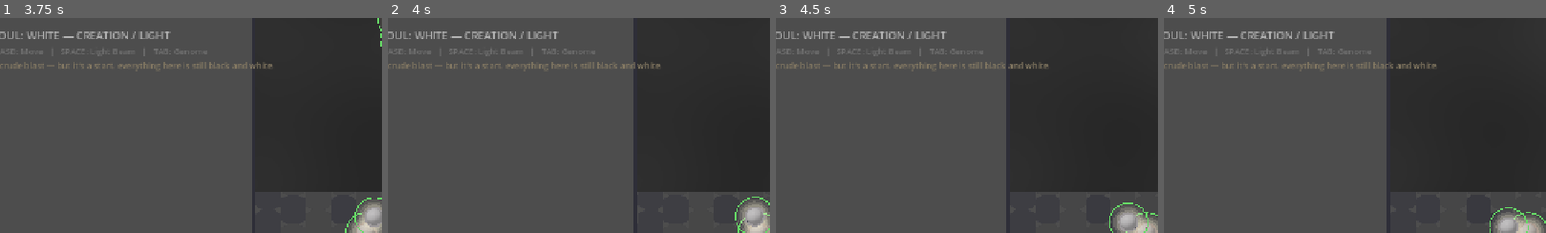
Above: before the commit, frames 1-4 (left to right).
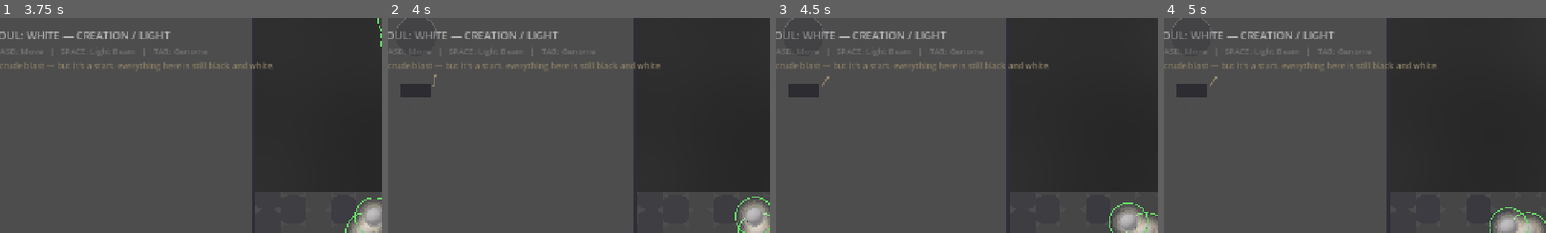
Above: after the commit, the same moments.

Repository: AtmaOVictu/soul-evolution
Game: Godot game, scene res://scenes/main.tscn
Same seed, same stepped clock (60 frames per second), same inputs: the game is played once before the commit and once after it.
Inputs (mouse positions are % of the whole screen's width and height, from its top left):
- Up to frame 1 (3.75 s): click "PLAY" at 0.5 s; click "WHITE — Matter / Electron" at 1.25 s; tap Enter at 2 s; move the mouse to (72, 45) at 2.02 s; hold D 2.03-2.75 s; tap G at 2.1 s; click (72, 45) at 2.17 s; tap Space at 2.27 s; drag from (30, 55) to (45, 70) at 2.77 s; move the mouse to (60, 28) at 3.52 s; hold D from 3.53 s (still down); tap Tab at 3.6 s; click (60, 28) at 3.67 s
- Up to frame 2 (4 s): keep holding D; tap G at 3.8 s
- Up to frame 3 (4.5 s): release D at 4.25 s; drag from (45, 70) to (20, 35) at 4.27 s
- Up to frame 4 (5 s): no input
The pictures show only the part of the screen within x 3-53%, y 0-50%; the shares and areas given below are measured in that part.

Frame 1 is identical in both runs. In frame 2, 0.7% of the frame differs, in the area x 2-13%, y 0-37%; in frame 3, 0.7%, in the area x 2-14%, y 0-37%; in frame 4, 0.7%.

Commit message:
Soul Vault gumball machine — backend (Cline) + currency fix and UI (Claude)
soul_vault.gd (Cline): the draw — LUCK shapes the roll's quality (5%-95%
"good" chance), PERCEPTION only reveals the odds, never changes them.
soul_genome.gd (Cline): a modifications system (mutations/upgrades/
blessings/curses) so drawn souls can carry real mechanical effects.

Fixed two things wiring it into main.gd: the coin was genome.upgrade_points
(marked "for now" by Cline) — switched to dust, since the canon debate-log
already calls dust "the character-builder currency" and upgrade_points
already has its own purpose (the 5 ability-upgrade categories). And the
perception roll used WIS where DESIGN.md documents INT -> perception,
WIS -> vision.

Added vault_machine_ui.gd: the actual interactive tool (lever, shake,
capsule drop, reveal) — native Tween-driven, not pre-rendered, since the
draw's outcome is a runtime dice roll and can't be baked into an animation
in advance. Verified end-to-end via --auto: dust spent, soul drawn, vault
records it.

Co-Authored-By: Claude Sonnet 5 <noreply@anthropic.com>

Diff:
--- a/scripts/main.gd
+++ b/scripts/main.gd
@@ -36,6 +36,7 @@
 
 # --- Battle system ---
 var soul_stream: RefCounted = null
+var soul_vault: RefCounted = null
 var white_army: Array = []
 var black_army: Array = []
 var active_body: Node2D = null
@@ -57,6 +58,7 @@
 # fight each other via contact-annihilation, which is binary, not damage-based).
 var color_balance: float = 0.0
 var dust_label: Label = null
+var vault_ui: Control = null
 
 var void_bg: ColorRect
 var hud: CanvasLayer
@@ -70,6 +72,7 @@
 
 
 func _ready() -> void:
+	soul_vault = SoulVault.new()
 	_build_void()
 	_build_hex_grid()
 	_build_hud()
@@ -121,6 +124,10 @@
 				active_body._fire_ability()
 				await get_tree().create_timer(0.35).timeout
 			print("[TEST]  after firing at remnant: neutron_remnants=", neutron_remnants.size(), " dust=", dust)
+	# Verify the vault machine. --auto never presses G, so call it directly.
+	print("[TEST]  dust before pull: ", dust)
+	_open_gumball_machine()
+	print("[TEST]  dust after pull: ", dust, "  vault: ", soul_vault.get_vault_summary() if soul_vault else "NO VAULT")
 	print("[TEST] === AUTO TEST COMPLETE ===")
 
 
@@ -173,6 +180,8 @@
 				_on_resume()
 		if event.keycode == KEY_TAB:
 			_toggle_character_sheet()
+		if event.keycode == KEY_G:
+			_open_gumball_machine()
 		if event.keycode == KEY_SPACE and soul_genome and soul_polarity == 0:
 			var soul := get_node_or_null("Soul")
 			if soul and soul.has_method("_fire_ability"):
@@ -1283,6 +1292,56 @@
 
 
 # ===================================================================
+# SOUL VAULT — gumball machine (luck-driven, perception reads odds)
+# ===================================================================
+
+func _open_gumball_machine() -> void:
+	if not soul_vault or not active_body or not active_body.genome:
+		return
+	var g: RefCounted = active_body.genome
+	if not vault_ui:
+		var ui_script = preload("res://scripts/vault_machine_ui.gd")
+		vault_ui = Control.new()
+		vault_ui.name = "VaultMachine"
+		vault_ui.set_script(ui_script)
+		hud.add_child(vault_ui)
+	# The coin is dust, not upgrade_points — upgrade_points already has its own
+	# purpose (soul_genome.gd's 5 ability-upgrade categories), and per the
+	# canon debate-log (007), dust is specifically "the character-builder
+	# currency". Using upgrade_points here would spend the same treasure twice
+	# for two different systems.
+	if dust < 1:
+		narrate("no coin. the machine wants a treasure first.")
+		vault_ui.play_empty()
+		return
+	dust -= 1
+	# WIS is vision, not perception — DESIGN.md documents INT -> perception,
+	# WIS -> vision. The odds-reading roll belongs to INT.
+	var result: Dictionary = soul_vault.draw_from_machine(1, dust + 1, g.LUK, g.INT)
+	if result.get("ok", false):
+		var drawn: Dictionary = result["soul"]
+		var quality: String = result["quality"]
+		var chance: float = result["perceived_chance"]
+		vault_ui.play_draw(quality)
+		var display := "the machine turns. you drew a %s soul." % quality
+		if chance < 0.3:
+			display += " (you barely saw the odds)"
+		elif chance > 0.7:
+			display += " (you read the odds clearly)"
+		narrate(display)
+		_flavor_from_genome(drawn["genome"])
+	else:
+		narrate("the machine is empty.")
+		vault_ui.play_empty()
+
+
+func _flavor_from_genome(g: RefCounted) -> void:
+	if g.has_method("get_modification_summary"):
+		var mods: String = g.get_modification_summary()
+		show_flavor("vault holds %s \u2014 %s" % [soul_vault.get_vault_summary(), mods])
+
+
+# ===================================================================
 # VISUAL EFFECTS — bang, waves, death, impact
 # ===================================================================
 
--- a/scripts/soul_genome.gd
+++ b/scripts/soul_genome.gd
@@ -41,6 +41,81 @@
 # === STORY ===
 var story_lines: PackedStringArray = PackedStringArray()
 var fragments_touched: PackedStringArray = PackedStringArray()
+
+# === MODIFICATIONS (mutations / upgrades / blessings / curses) ===
+# Each modification is a Dictionary: {type, name, stat, value, desc, permanent}
+#   type: "mutation" | "upgrade" | "blessing" | "curse"
+#   stat: the genome/ability field it affects (e.g. "STR", "divergence", "psi")
+#   value: the modifier amount
+#   permanent: whether it persists across incarnation
+var modifications: Array[Dictionary] = []
+
+
+## Add a modification (mutation/upgrade/blessing/curse) to the soul.
+func add_modification(type: String, name: String, stat: String, value: float, desc: String = "", permanent: bool = false) -> void:
+	modifications.append({
+		"type": type,
+		"name": name,
+		"stat": stat,
+		"value": value,
+		"desc": desc,
+		"permanent": permanent,
+	})
+	# Apply the effect immediately if it's an ability or genome stat
+	if stat in ["STR", "STA", "INT", "WIS", "CHA", "LUK", "DEX"]:
+		set(stat, clampi(get(stat) + int(value), 1, 100))
+		_compute_pools()
+	elif stat in ["divergence", "negation", "delta", "trace", "tau", "sigma", "carbon", "nitrogen", "phosphorus", "sulfur"]:
+		set(stat, clampf(get(stat) + value, 0.0, 1.0))
+		_compute_abilities()
+		_compute_psi()
+	# Track in story
+	if desc.is_empty():
+		desc = "%s: %s" % [type.capitalize(), name]
+	story_lines.append("%s \u2014 %s" % [type.capitalize(), name])
+
+
+## True if the soul carries a curse.
+func has_curse() -> bool:
+	for m in modifications:
+		if m["type"] == "curse":
+			return true
+	return false
+
+
+## True if the soul carries a blessing.
+func has_blessing() -> bool:
+	for m in modifications:
+		if m["type"] == "blessing":
+			return true
+	return false
+
+
+## Count of a given modification type.
+func count_modifications(type: String) -> int:
+	var count := 0
+	for m in modifications:
+		if m["type"] == type:
+			count += 1
+	return count
+
+
+## Remove a modification by name (e.g. a curse cleansed by a blessing).
+func remove_modification(name: String) -> void:
+	for i in range(modifications.size() - 1, -1, -1):
+		if modifications[i]["name"] == name:
+			modifications.remove_at(i)
+			break
+
+
+## The soul's modification summary (for the sheet / vault).
+func get_modification_summary() -> String:
+	if modifications.is_empty():
+		return "unmodified"
+	var parts: PackedStringArray = PackedStringArray()
+	for m in modifications:
+		parts.append("%s:%s" % [m["type"][0].to_upper(), m["name"]])
+	return ", ".join(parts)
 
 
 static func create_random(id: int, pol: int) -> SoulGenome:
--- /dev/null
+++ b/scripts/soul_vault.gd
@@ -0,0 +1,87 @@
+extends RefCounted
+class_name SoulVault
+
+## The Soul Vault — the player's collection of souls.
+## The Gumball Machine: an interactive tool where you spend a coin (treasure)
+## and, under a LUCK roll, draw a soul-ball. PERCEPTION lets you read the odds
+## before you spend.
+
+var souls: Array[Dictionary] = []  # each is a soul record {id, genome, date_acq}
+
+
+## The gumball machine — the core draw.
+## Spends `coin_value` of treasure, uses `luck` to shape the result, and
+## `perception` only to report the odds (does not change the roll).
+## Returns the drawn soul record, or null if the player can't afford it.
+func draw_from_machine(coin_value: int, coins_held: int, luck: int, perception: int) -> Dictionary:
+	var result := {}
+	if coins_held < coin_value:
+		result["ok"] = false
+		result["reason"] = "no coin"
+		return result
+
+	# --- PERCEPTION: read the odds (info only, does not change the roll) ---
+	# Perception maps to how precisely the player can gauge their luck.
+	var odds_known := 0.0
+	if perception >= 80:
+		odds_known = 1.0      # sees the exact chance
+	elif perception >= 50:
+		odds_known = 0.6      # rough sense
+	elif perception >= 25:
+		odds_known = 0.3      # vague
+	else:
+		odds_known = 0.1      # blind
+
+	# Compute the "good soul" probability from luck (0..100 → 5%..95%)
+	var good_chance := 0.05 + float(luck) / 100.0 * 0.90
+	# What the player *perceives* they're getting (the odds they think they have)
+	result["perceived_chance"] = good_chance * odds_known + 0.5 * (1.0 - odds_known)
+
+	# --- LUCK: decide the result ---
+	var roll := randf()
+	var quality: String
+	if roll < good_chance:
+		quality = "good"
+	elif roll < good_chance + (1.0 - good_chance) * 0.5:
+		quality = "common"
+	else:
+		quality = "poor"
+
+	# --- Build the soul-ball ---
+	var g := SoulGenome.create_random(randi(), 0)
+	# Quality affects the genome strength
+	var mult := 1.0
+	match quality:
+		"good":
+			mult = 1.2
+		"common":
+			mult = 1.0
+		"poor":
+			mult = 0.8
+	# g._boost_genome(mult) exists upstream; apply modifiers
+	if g.has_method("_boost_genome"):
+		g._boost_genome(mult)
+
+	result["ok"] = true
+	result["quality"] = quality
+	result["genome"] = g
+	result["soul"] = _record_soul(g, quality)
+	return result
+
+
+func _record_soul(genome: RefCounted, quality: String) -> Dictionary:
+	var rec := {
+		"id": genome.soul_id,
+		"quality": quality,
+		"genome": genome,
+		"date_acq": Time.get_datetime_string_from_system(),
+	}
+	souls.append(rec)
+	return rec
+
+
+## The vault's contents, summarized.
+func get_vault_summary() -> String:
+	if souls.is_empty():
+		return "empty vault"
+	return "%d souls held" % souls.size()
--- /dev/null
+++ b/scripts/vault_machine_ui.gd
@@ -0,0 +1,124 @@
+extends Control
+## The Soul Vault gumball machine — the interactive/visual layer.
+## Backend (the roll, the odds, the record) lives in scripts/soul_vault.gd;
+## this file is only lever pull -> shake -> capsule drop -> reveal. The
+## outcome can't be pre-rendered (Blender) because it's decided by the LUCK
+## roll at the moment of the pull, not known in advance — same reason the
+## souls themselves are a rendered shell (shading) plus a live procedural
+## fill (the part that actually changes), not a single baked image.
+
+signal draw_finished
+
+const MACHINE_TOP_Y := -60.0
+const CHUTE_Y := 70.0
+
+var _capsule_y: float = 0.0
+var _shake: float = 0.0
+var _revealed: bool = false
+var _quality_col: Color = Color.WHITE
+var _playing: bool = false
+
+
+func _ready() -> void:
+	set_anchors_preset(Control.PRESET_CENTER_TOP)
+	custom_minimum_size = Vector2(160.0, 220.0)
+	mouse_filter = Control.MOUSE_FILTER_IGNORE
+	visible = false
+
+
+func play_draw(quality: String) -> void:
+	visible = true
+	_revealed = false
+	_playing = true
+	_quality_col = _color_for_quality(quality)
+	_capsule_y = MACHINE_TOP_Y
+	queue_redraw()
+
+	var tw := create_tween()
+	tw.tween_method(_set_shake, 0.0, 1.0, 0.5)
+	tw.tween_method(_set_shake, 1.0, 0.0, 0.3)
+	tw.tween_method(_set_capsule_y, MACHINE_TOP_Y, CHUTE_Y, 0.6) \
+		.set_trans(Tween.TRANS_BOUNCE).set_ease(Tween.EASE_OUT)
+	tw.tween_callback(_reveal)
+	tw.tween_interval(2.0)
+	tw.tween_callback(_hide)
+
+
+func play_empty() -> void:
+	visible = true
+	_revealed = false
+	_playing = false
+	queue_redraw()
+	var tw := create_tween()
+	tw.tween_method(_set_shake, 0.0, 0.4, 0.15)
+	tw.tween_method(_set_shake, 0.4, 0.0, 0.15)
+	tw.tween_interval(1.0)
+	tw.tween_callback(_hide)
+
+
+func _set_shake(v: float) -> void:
+	_shake = v
+	queue_redraw()
+
+
+func _set_capsule_y(v: float) -> void:
+	_capsule_y = v
+	queue_redraw()
+
+
+func _reveal() -> void:
+	_revealed = true
+	_playing = false
+	queue_redraw()
+	draw_finished.emit()
+
+
+func _hide() -> void:
+	visible = false
+
+
+func _color_for_quality(quality: String) -> Color:
+	match quality:
+		"good":
+			return Color(0.85, 0.75, 0.4)
+		"common":
+			return Color(0.6, 0.6, 0.65)
+		"poor":
+			return Color(0.4, 0.35, 0.4)
+		_:
+			return Color(0.5, 0.5, 0.5)
+
+
+func _draw() -> void:
+	var center := Vector2(size.x * 0.5, 90.0)
+	var shake_off := Vector2(sin(_shake * TAU * 4.0) * _shake * 3.0, 0.0)
+
+	# Machine body: a glass dome on a base — shading only, no color of its own,
+	# same rule as the soul shells (blender/generate_souls.py).
+	var dome_center := center + Vector2(0.0, MACHINE_TOP_Y) + shake_off
+	draw_circle(dome_center, 34.0, Color(0.15, 0.15, 0.18, 0.25))
+	draw_arc(dome_center, 34.0, PI, TAU, 24, Color(0.5, 0.5, 0.55, 0.5), 2.0, false)
+	var base_rect := Rect2(center.x - 26.0, center.y + 20.0, 52.0, 24.0)
+	draw_rect(base_rect, Color(0.12, 0.12, 0.15, 0.7))
+
+	# Lever — swings with the shake
+	var lever_swing: float = sin(_shake * PI) * 0.6
+	var lever_base := center + Vector2(30.0, 24.0)
+	var lever_tip := lever_base + Vector2(cos(-PI * 0.3 - lever_swing), sin(-PI * 0.3 - lever_swing)) * 18.0
+	draw_line(lever_base, lever_tip, Color(0.55, 0.5, 0.4, 0.8), 3.0, false)
+	draw_circle(lever_tip, 3.0, Color(0.6, 0.55, 0.45, 0.9))
+
+	# Chute
+	draw_line(center + Vector2(0.0, 44.0), center + Vector2(0.0, CHUTE_Y), Color(0.3, 0.3, 0.35, 0.4), 6.0, false)
+
+	if _playing or _revealed:
+		var capsule_pos := center + Vector2(0.0, _capsule_y) + shake_off
+		if not _revealed:
+			# Falling capsule — colorless, matching the shell-first aesthetic
+			draw_circle(capsule_pos, 8.0, Color(0.5, 0.5, 0.5, 0.9))
+			draw_arc(capsule_pos, 8.0, 0.0, TAU, 16, Color(0.7, 0.7, 0.72, 0.6), 1.0, false)
+		else:
+			# Revealed: quality shows as color the machine itself never held —
+			# the fill only appears once the roll resolves.
+			draw_circle(capsule_pos, 10.0, _quality_col)
+			draw_arc(capsule_pos, 13.0, 0.0, TAU, 20, _quality_col, 1.5, false)
Not shown, added: scripts/soul_vault.gd.uid
Not shown, added: shaders/hex_grid.gdshader.uid
